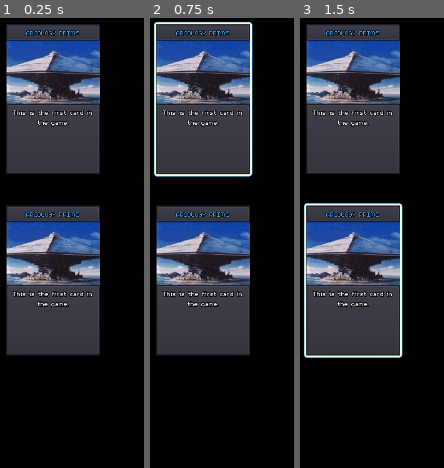
Above: before the commit, frames 1-3 (left to right).
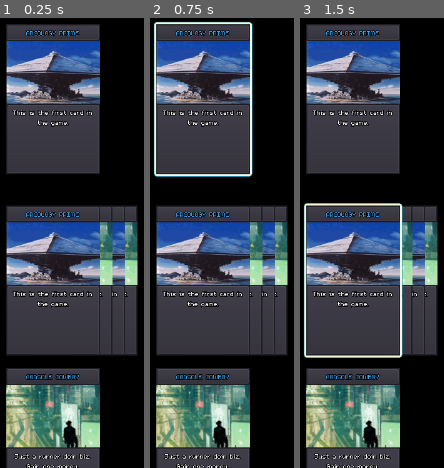
Above: after the commit, the same moments.

Repository: dancraig1985/arcology-deckbuilder
Game: Godot game, scene res://core/scenes/main.tscn
Two runs of this game, one before a commit and one after it. Both use one fixed random seed, a clock stepped at 60 frames per second and the inputs below.
Inputs (mouse positions are in pixels of both pictures, inside the frame that each line leads up to):
- Up to frame 1 (0.25 s): no input
- Up to frame 2 (0.75 s): tap Enter at 0.5 s; move the mouse to (203, 99) at 0.52 s
- Up to frame 3 (1.5 s): tap Space at 1.25 s; move the mouse to (353, 279) at 1.27 s

The runs differ from the first frame. In frame 1, 22% of the frame differs, in the area x 4-96%, y 41-100%; in frame 2, 22%; in frame 3, 22%.

Commit message:
Fixed mouse-over highlighting multiple cards

Diff:
--- a/core/autoloads/dealer.gd
+++ b/core/autoloads/dealer.gd
@@ -4,11 +4,9 @@
 
 var is_board_set_up := false
 
+var card_highlight_mouse_candidates := []
+
 var CardScene := preload("res://core/scenes/card.tscn")
-
-const STATES = {
-	"ST_TEMPLATE": preload("res://core/classes/stack_machine/states/st_template.gd")
-}
 
 onready var main_node = get_tree().get_root().get_node("Main")
 
@@ -17,25 +15,59 @@
 
 
 func _process(delta):
+	process_card_highlight_mouse()
+
 	if not is_board_set_up:
 		instance_card("Arcology Prime", Vector2(10, 10))
 
-		instance_card("Arcology Prime", Vector2(10, 300))
-#		instance_card("Console Cowboy", Vector2(70, 300))
-#		instance_card("Console Cowboy", Vector2(30, 300))
-#		instance_card("Arcology Prime", Vector2(50, 300))
-#
-#		instance_card("Console Cowboy", Vector2(10, 560))
-#		instance_card("Arcology Prime", Vector2(30, 820))
-#		instance_card("Console Cowboy", Vector2(50, 1080))
+		instance_card("Arcology Prime", Vector2(10, 300), 5)
+		instance_card("Console Cowboy", Vector2(30, 300), 4)
+		instance_card("Arcology Prime", Vector2(50, 300), 3)
+		instance_card("Console Cowboy", Vector2(70, 300), 2)
+
+		instance_card("Console Cowboy", Vector2(10, 560))
+		instance_card("Arcology Prime", Vector2(30, 820))
+		instance_card("Console Cowboy", Vector2(50, 1080))
 
 		is_board_set_up = true
 
 
-func instance_card(card_name: String = "Template", spawn_position: Vector2 = Vector2(0, 0)):
+func instance_card(card_name: String = "Template", \
+						spawn_position: Vector2 = Vector2(0, 0), \
+						spawn_z_index: int = 0) -> Node:
 	var card_node = CardScene.instance()
 	var card_data = DealerCardLibrary.get_card_data(card_name)
 	main_node.add_child(card_node)
 	card_node.position = spawn_position
+	card_node.z_index = spawn_z_index
 	card_node.import_card_data_from_dict(card_data)
 	return card_node
+
+
+func add_card_highlight_mouse_candidate(card: Node) -> void:
+	card_highlight_mouse_candidates.append(card)
+
+func remove_card_highlight_mouse_candidate(card: Node) -> void:
+	var found_index = card_highlight_mouse_candidates.find(card)
+	while found_index != -1:
+		card_highlight_mouse_candidates.remove(found_index)
+		found_index = card_highlight_mouse_candidates.find(card)
+
+	card.set_highlight_mouse_visible(false)
+
+func get_card_highlight_mouse_selection():
+	#find highest z-index node
+	var highest: int = -9999999
+	var selection: Node
+	for candidate in card_highlight_mouse_candidates:
+		if candidate.z_index > highest:
+			selection = candidate
+			highest = candidate.z_index
+	return selection
+
+func process_card_highlight_mouse() -> void:
+	if card_highlight_mouse_candidates.size() > 0:
+		for candidate in card_highlight_mouse_candidates:
+			candidate.set_highlight_mouse_visible(false)
+		var card_to_highlight_mouse: Node = get_card_highlight_mouse_selection()
+		card_to_highlight_mouse.set_highlight_mouse_visible(true)
--- a/core/card.gd
+++ b/core/card.gd
@@ -6,7 +6,7 @@
 var CardStackMachine
 
 onready var node_card_collision:= $CardCollision
-onready var node_highlight := $Highlight
+onready var node_highlight := $HighlightMouse
 
 onready var node_card_name := $CardDisplay/Front/VBoxContainer/NamePlate/CardName
 onready var node_card_art := $CardDisplay/Front/VBoxContainer/CardArt
@@ -46,12 +46,12 @@
 
 
 func _on_mouse_entered():
-	set_highlight_visible(true)
+	Dealer.add_card_highlight_mouse_candidate(self)
 
 
 func _on_mouse_exited():
-	set_highlight_visible(false)
+	Dealer.remove_card_highlight_mouse_candidate(self)
 
 
-func set_highlight_visible(value := false) -> void:
+func set_highlight_mouse_visible(value := false) -> void:
 	node_highlight.visible = value
--- a/core/classes/stack_machine/stack_machine.gd
+++ b/core/classes/stack_machine/stack_machine.gd
@@ -16,11 +16,9 @@
 # stored as a script resource reference
 # default state does not accept args for now (might fix in future)
 
-func _init(new_host: Node, new_default_state):
+func _init(new_host: Node, new_default_state: Script):
 	host = new_host
-	print_debug("new host: " + str(new_host))
 	default_state = new_default_state
-	print_debug("new default state: " + str(new_default_state))
 	add_create(default_state)
 
 func process(delta):
--- a/core/classes/stack_machine/states/cards/st_card_idle.gd
+++ b/core/classes/stack_machine/states/cards/st_card_idle.gd
@@ -11,11 +11,11 @@
 
 # Run once when the state starts
 func on_start(args = []):
-	print_debug("Card starting Idle State")
+	pass
 
 # Run once when the state is finished
 func on_end(args = []):
-	print_debug("Card endinging Idle State")
+	pass
 
 # Usually called each step of the host, but can be called to run whenever
 func process(delta, args = []):
--- a/core/scenes/card.tscn
+++ b/core/scenes/card.tscn
@@ -27,7 +27,7 @@
 [node name="Card" type="Node2D"]
 script = ExtResource( 1 )
 
-[node name="Highlight" type="Panel" parent="."]
+[node name="HighlightMouse" type="Panel" parent="."]
 visible = false
 anchor_right = 1.0
 anchor_bottom = 1.0
